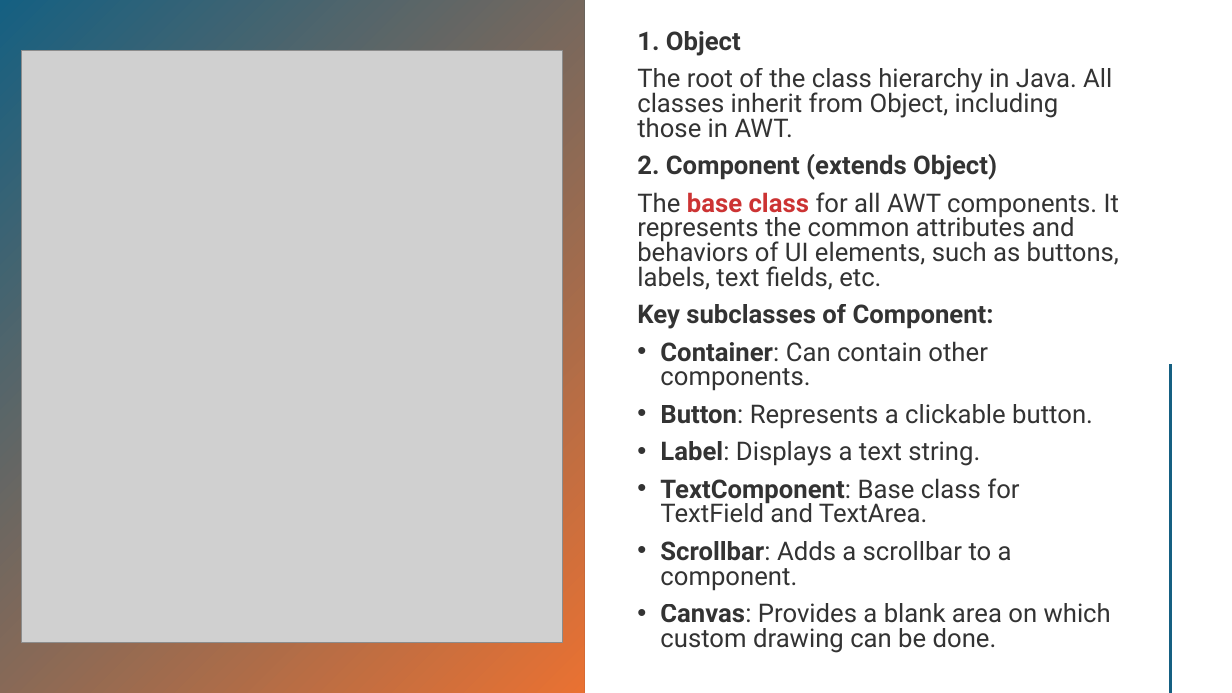
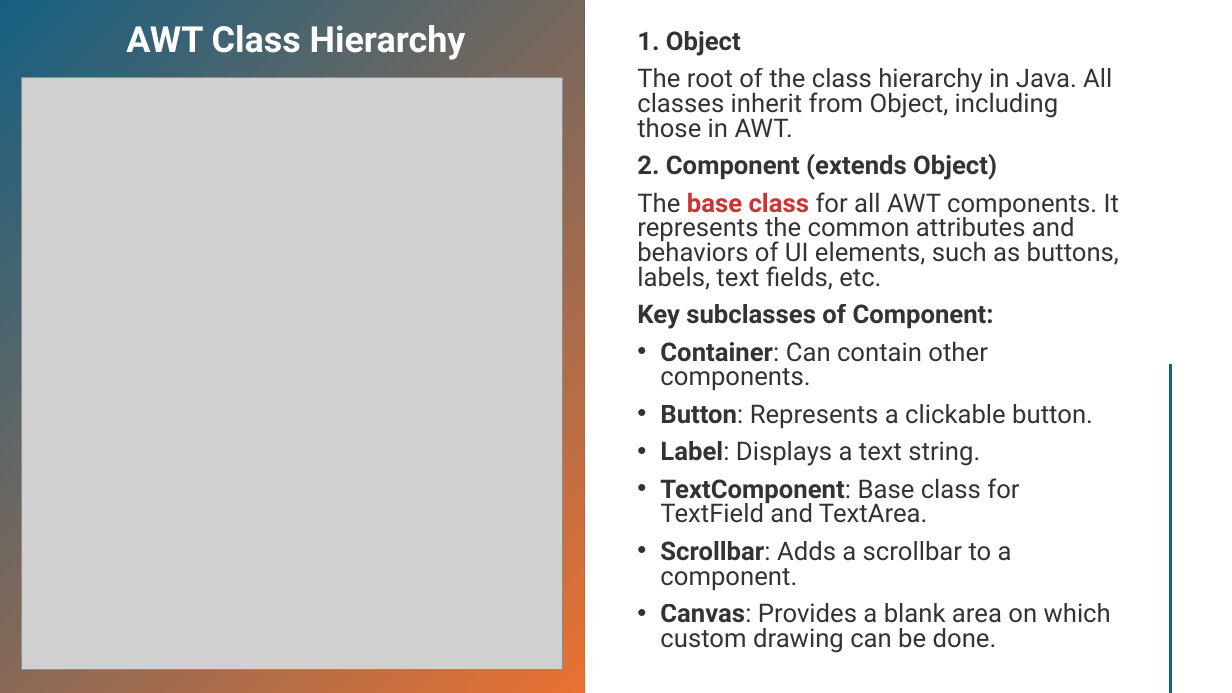
Before and after one commit to PRAMOD-VISHNU-NAIK/MCA-2nd-Sem-Shridevi-College, a slide deck: slide 5 of Theory Class-Notes/Complete Syllabus and Notes/Module-5 GUI and Applet.pptx (slide 4 before the commit). Drawn at 1232x693 pixels with LibreOffice and Linux fonts; fonts in the diff are those of the drawing; grey boxes stand for pictures. Boxes give left, top, right and bottom in pixels: in the first picture for what was removed or moved away, otherwise in the second. Text is boxed around its words. In the diff, an @@ line names an element or a change of style, - is before the commit and + after.

```diff
--- a/Theory Class-Notes/Complete Syllabus and Notes/Module-5 GUI and Applet.pptx
+++ b/Theory Class-Notes/Complete Syllabus and Notes/Module-5 GUI and Applet.pptx
@@ text added at box(126, 25, 466, 60), 28 pt, text #FFFFFF, bold @@
+AWT Class Hierarchy
@@ picture: place and size @@
-picture at box(21, 51, 563, 642)
+picture at box(21, 78, 563, 669)
```
Also in this commit, not shown: 10 other slides changed, 16 slides added, 5 slides removed, 6 other files.
